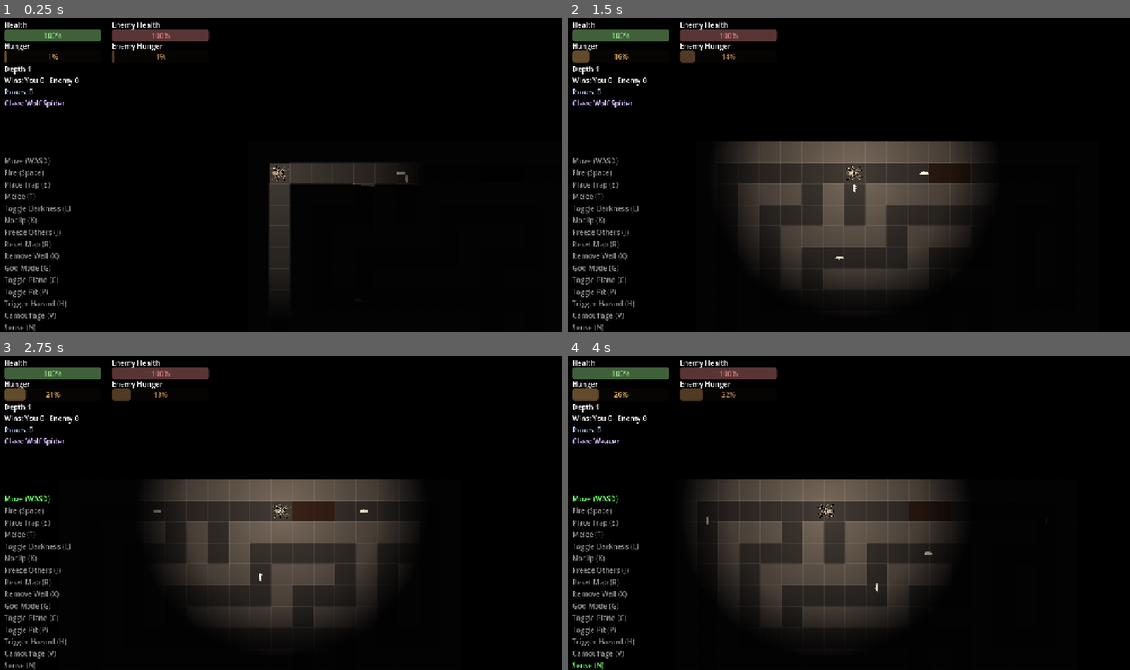
Above: before the commit, frames 1-4 (two rows, left to right).
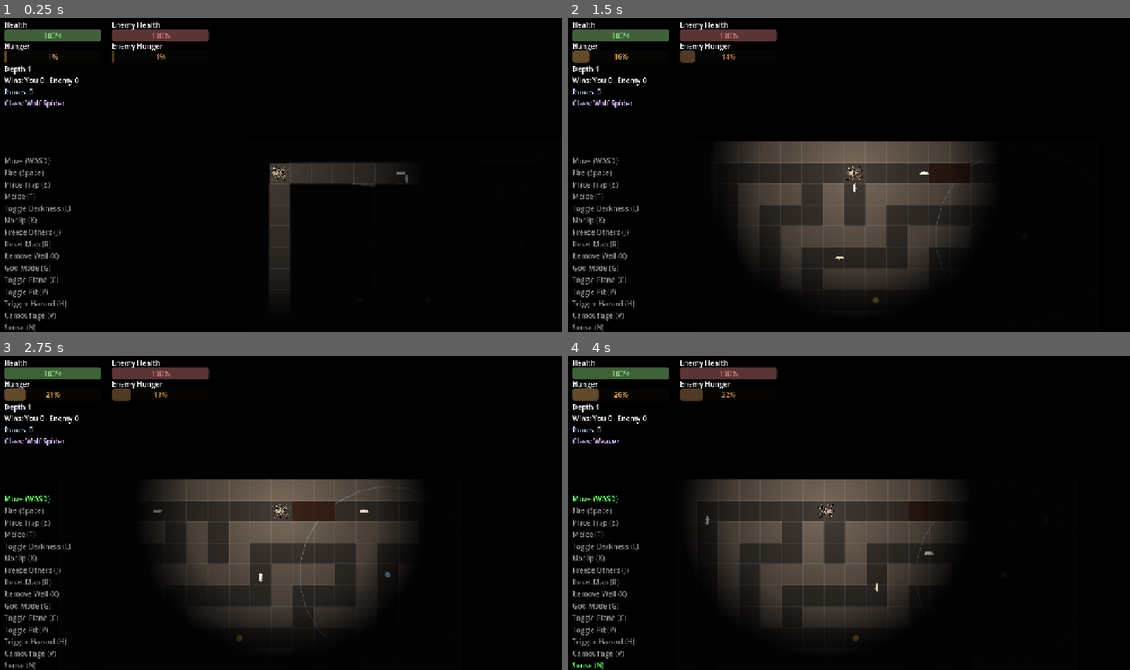
Above: after the commit, the same moments.

Repository: ehix/burrow
Game: Godot game, scene res://world/world.tscn
The game is run twice, just before and just after one commit, with the same random seed, the same clock (stepped at 60 frames per second) and the same inputs.
Inputs (mouse positions are in pixels of both pictures, inside the frame that each line leads up to):
- Up to frame 1 (0.25 s): no input
- Up to frame 2 (1.5 s): tap Enter at 0.5 s; move the mouse to (972, 156) at 0.52 s; hold D (move_right) 0.53-1.25 s; tap F (melee) at 0.6 s; click (972, 156) at 0.67 s; tap N (sense) at 0.8 s; drag from (736, 187) to (871, 171) at 1.27 s
- Up to frame 3 (2.75 s): move the mouse to (337, 440) at 2.02 s; hold D (move_right) from 2.03 s (still down); tap O (blockade) at 2.1 s; tap N (sense) at 2.3 s
- Up to frame 4 (4 s): release D (move_right) at 2.75 s; drag from (820, 575) to (680, 462) at 2.77 s; move the mouse to (1017, 560) at 3.52 s; hold A (move_left) from 3.53 s (still down); hold Q (cycle_class) from 3.53 s (still down); tap N (sense) at 3.8 s

The runs differ from the first frame. In frame 2, less than 0.1% of the frame differs, in the area x 47-73%, y 46-91%; in frame 3, 0.1%, in the area x 28-71%, y 41-92%; in frame 4, less than 0.1%.

Commit message:
Wire larvae growth and populate the world with items and Earthworm obstacles
Larvae growth (design §2):
- LarvaGrowth attached to larva.tscn; the sprite now visibly scales with
  growth.size_scale as it ages.
- Larva.heal_value() delegates to it; WebTrap.try_consume() and
  Enemy._eat_larva() both use it in place of their old flat satiation
  constants, falling back to the flat value for a bare test double that has
  no LarvaGrowth (existing tests using mock larvae are unaffected — a fresh
  larva's default heal_value() equals the old flat constant exactly, so no
  existing behavior changed for an unaged larva).

World population (design §5, §6) — every Level.build() now scatters:
- 3 world items across random non-spawn tiles: Fungus Poison/Sense and Seed
  Pod as WorldItemPickup (a spider touches it, ConsumableItem.apply() fires,
  it's consumed), and Lure as LurePulse — a placed-and-active item, not a
  pickup, that periodically nudges nearby larvae toward itself via a new
  Larva.nudge_toward() method (a single forced GridMover step, not a rewrite
  of Larva's own wander AI).
- 1 Earthworm obstacle, now actually instanced (was scaffolded but unused).
  On the world collision layer like Blockade, so it blocks spiders via
  existing test_move checks with no changes to Player/Enemy's masks.
  take_hit() wired into Player._melee only (Enemy has no generic "hit
  what's in front" sweep to extend).

All five new entities use procedurally-drawn placeholder visuals — no art
assets, same convention as CombatFx.SlashVisual and the earlier class-skill
placeholders.

260/260 tests pass (22 new). Headless boot of world.tscn clean across 13
runs at 300-900 frames (item/earthworm placement is randomized per level,
so multiple runs exercise every spawn branch).

Co-Authored-By: Claude Sonnet 5 <noreply@anthropic.com>

Diff:
--- a/entities/earthworm/earthworm.gd
+++ b/entities/earthworm/earthworm.gd
@@ -1,13 +1,18 @@
 class_name Earthworm
 extends StaticBody2D
 ## Hazard/obstacle creature (design §6): highly durable, inedible, blocks a
-## corridor tile like a wall until melee'd enough times. A landed melee hit
-## doesn't kill it — it flips to RETREATING and burrows toward the nearest
-## map-boundary tile, then despawns there. "Burrows out of map bounds" is
-## flavour for "despawns at the edge, freeing the corridor": it never actually
-## steps outside the maze grid, so the outer-boundary guardrail is never at
-## stake here. Not yet instanced by Level in this pass, and `take_hit()` isn't
-## yet called from Player._melee/Enemy melee (see design doc).
+## corridor tile like a wall until melee'd enough times — on the world
+## collision layer, so it blocks spiders via their existing test_move checks
+## with zero changes to Player/Enemy's own collision masks (same approach as
+## Blockade). A landed melee hit doesn't kill it — it flips to RETREATING and
+## burrows toward the nearest map-boundary tile, then despawns there.
+## "Burrows out of map bounds" is flavour for "despawns at the edge, freeing
+## the corridor": it never actually steps outside the maze grid, so the
+## outer-boundary guardrail is never at stake here. Instanced by
+## Level._seed_earthworms(); `take_hit()` is called from Player._melee only
+## (not Enemy — Enemy's own melee only ever targets the player directly, it
+## has no "hit whatever's in front" sweep to extend). Placeholder visual: a
+## drawn worm silhouette, no art asset yet.
 
 enum State { BLOCKING, RETREATING }
 
@@ -19,6 +24,14 @@
 var _hits := 0
 var _level: Node
 var _retreat_dir := Vector2.ZERO
+
+
+func _ready() -> void:
+	add_to_group("earthworms")
+
+
+func _draw() -> void:
+	draw_rect(Rect2(Vector2(-16, -6), Vector2(32, 12)), Color(0.65, 0.5, 0.35, 0.9))
 
 
 func bind_level(level: Node) -> void:
--- /dev/null
+++ b/entities/earthworm/earthworm.tscn
@@ -0,0 +1,14 @@
+[gd_scene load_steps=2 format=3]
+
+[ext_resource type="Script" path="res://entities/earthworm/earthworm.gd" id="1_worm"]
+
+[sub_resource type="CircleShape2D" id="CircleShape2D_worm"]
+radius = 14.0
+
+[node name="Earthworm" type="StaticBody2D"]
+collision_layer = 1
+collision_mask = 0
+script = ExtResource("1_worm")
+
+[node name="CollisionShape2D" type="CollisionShape2D" parent="."]
+shape = SubResource("CircleShape2D_worm")
--- a/entities/enemy/enemy.gd
+++ b/entities/enemy/enemy.gd
@@ -327,10 +327,13 @@
 
 # --- eating -------------------------------------------------------------------
 
+## Uses the larva's own growth-scaled heal_value() (design §2) when it has
+## one — falls back to the flat eat_satiation for a bare test double.
 func _eat_larva(larva: Node) -> void:
 	if not larva.is_in_group("larvae"):
 		return
-	var overflow := hunger.satiate(eat_satiation)
+	var heal_amount: float = larva.heal_value() if larva.has_method("heal_value") else eat_satiation
+	var overflow := hunger.satiate(heal_amount)
 	EventBus.larva_consumed.emit(self, overflow)
 	larva.queue_free()
 
--- /dev/null
+++ b/entities/items/lure_pulse.gd
@@ -0,0 +1,47 @@
+class_name LurePulse
+extends Node2D
+## Lure (design §5): a placed item that emits a radial pulse pulling nearby
+## larvae toward it, every PULSE_INTERVAL seconds for `item.duration`, then
+## disappears. Unlike the other consumables (WorldItemPickup), a Lure is
+## never picked up by a spider — it's active the moment it's placed.
+## Placeholder visual: a pulsing ring, no art asset yet.
+
+const PULSE_INTERVAL := 0.5
+
+@export var item: LureItem
+
+var _time_left: float = 0.0
+var _pulse_accum: float = 0.0
+
+
+func _ready() -> void:
+	add_to_group("world_items")
+	if item != null:
+		_time_left = item.duration
+
+
+func _draw() -> void:
+	if item == null:
+		return
+	draw_arc(Vector2.ZERO, item.pulse_radius, 0.0, TAU, 24, Color(0.6, 0.85, 1.0, 0.25), 2.0)
+	draw_circle(Vector2.ZERO, 6.0, Color(0.6, 0.85, 1.0, 0.9))
+
+
+func _physics_process(delta: float) -> void:
+	if item == null:
+		queue_free()
+		return
+	_time_left -= delta
+	if _time_left <= 0.0:
+		queue_free()
+		return
+	_pulse_accum += delta
+	if _pulse_accum >= PULSE_INTERVAL:
+		_pulse_accum = 0.0
+		_pulse()
+
+
+func _pulse() -> void:
+	for larva in item.draw_larvae_within(get_tree(), global_position):
+		if larva.has_method("nudge_toward"):
+			larva.nudge_toward(global_position)
--- /dev/null
+++ b/entities/items/lure_pulse.tscn
@@ -0,0 +1,6 @@
+[gd_scene load_steps=2 format=3]
+
+[ext_resource type="Script" path="res://entities/items/lure_pulse.gd" id="1_lure"]
+
+[node name="LurePulse" type="Node2D"]
+script = ExtResource("1_lure")
--- /dev/null
+++ b/entities/items/world_item_pickup.gd
@@ -0,0 +1,41 @@
+class_name WorldItemPickup
+extends Area2D
+## A world-placed pickup wrapping any ConsumableItem resource (design §5:
+## Fungus Poison, Fungus Sense, Seed Pod). On a spider entering, calls
+## `item.apply()` then frees itself. Placeholder visual: a coloured dot keyed
+## by item_id, no art asset yet.
+##
+## Lure does NOT go through this path — see LurePulse. A Lure is active the
+## moment it's placed, not picked up and consumed, so it isn't a
+## WorldItemPickup at all.
+##
+## collision_mask = player(2) | enemy(4) = 6 — only spiders trigger it,
+## larvae pass through untouched.
+
+const ITEM_COLORS := {
+	&"fungus_poison": Color(0.55, 0.25, 0.65, 0.9),
+	&"fungus_sense": Color(0.3, 0.75, 0.55, 0.9),
+	&"seed_pod": Color(0.85, 0.7, 0.25, 0.9),
+}
+
+@export var item: ConsumableItem
+
+var _spent := false
+
+
+func _ready() -> void:
+	add_to_group("world_items")
+	body_entered.connect(_on_body_entered)
+
+
+func _draw() -> void:
+	var id: StringName = item.item_id if item != null else &""
+	draw_circle(Vector2.ZERO, 7.0, ITEM_COLORS.get(id, Color.WHITE))
+
+
+func _on_body_entered(body: Node2D) -> void:
+	if _spent or item == null or not body.is_in_group("spiders"):
+		return
+	_spent = true
+	item.apply(body)
+	queue_free()
--- /dev/null
+++ b/entities/items/world_item_pickup.tscn
@@ -0,0 +1,14 @@
+[gd_scene load_steps=2 format=3]
+
+[ext_resource type="Script" path="res://entities/items/world_item_pickup.gd" id="1_pickup"]
+
+[sub_resource type="CircleShape2D" id="CircleShape2D_pickup"]
+radius = 10.0
+
+[node name="WorldItemPickup" type="Area2D"]
+collision_layer = 0
+collision_mask = 6
+script = ExtResource("1_pickup")
+
+[node name="CollisionShape2D" type="CollisionShape2D" parent="."]
+shape = SubResource("CircleShape2D_pickup")
--- a/entities/larva/larva.gd
+++ b/entities/larva/larva.gd
@@ -10,15 +10,27 @@
 
 @onready var _mover: GridMover = $GridMover
 @onready var _sprite: Node2D = get_node_or_null("Sprite")
+@onready var growth: LarvaGrowth = $LarvaGrowth
 
 var caught := false
 var _dead := false
 var _last_dir := Vector2i.RIGHT
+var _base_sprite_scale := Vector2.ONE
 
 
 func _ready() -> void:
 	add_to_group("larvae")
 	_mover.step_finished.connect(_on_step_finished)
+	if _sprite != null:
+		_base_sprite_scale = _sprite.scale
+
+
+## Hunger satiated / health restored when this larva is eaten right now
+## (design §2: the longer it's survived, the more it's worth). Duck-typed by
+## WebTrap.try_consume()/Enemy._eat_larva() via has_method() so a bare test
+## double without a LarvaGrowth child still falls back to a flat amount.
+func heal_value() -> float:
+	return growth.heal_value()
 
 
 ## Set initial facing (Level derives this from the spawn tile's type).
@@ -39,6 +51,8 @@
 
 
 func _physics_process(_delta: float) -> void:
+	if _sprite != null:
+		_sprite.scale = _base_sprite_scale * growth.size_scale
 	if caught or _dead or _mover.is_moving() or GameState.freeze_others:
 		return
 	_wander_step()
@@ -66,6 +80,23 @@
 func _tile_of(world: Vector2) -> Vector2i:
 	var ts := float(_mover.tile_size)
 	return Vector2i(int(floorf(world.x / ts)), int(floorf(world.y / ts)))
+
+
+## Force a single step toward `target_position`, overriding the normal wander
+## choice for this tick — used by LureItem's radial pulse (design §5) to draw
+## nearby larvae toward it. Same guards as _wander_step(); a no-op if blocked
+## or already mid-step.
+func nudge_toward(target_position: Vector2) -> void:
+	if caught or _dead or _mover.is_moving() or GameState.freeze_others:
+		return
+	var to_target := target_position - global_position
+	if to_target.length_squared() < 1.0:
+		return
+	var dir := Vector2i(int(signf(to_target.x)), 0) if absf(to_target.x) >= absf(to_target.y) \
+		else Vector2i(0, int(signf(to_target.y)))
+	if _mover.try_step(dir):
+		_last_dir = dir
+		rotation = Vector2(dir).angle()
 
 
 func _wander_step() -> void:
--- a/entities/larva/larva.tscn
+++ b/entities/larva/larva.tscn
@@ -1,8 +1,9 @@
-[gd_scene load_steps=5 format=3]
+[gd_scene load_steps=6 format=3]
 
 [ext_resource type="Script" path="res://entities/larva/larva.gd" id="1_larva"]
 [ext_resource type="Texture2D" uid="uid://xsv8tmi0accp" path="res://assets/sprites/larva.png" id="2_larva_tex"]
 [ext_resource type="Script" path="res://components/grid_mover.gd" id="3_mover"]
+[ext_resource type="Script" path="res://entities/larva/larva_growth.gd" id="4_growth"]
 
 [sub_resource type="CircleShape2D" id="CircleShape2D_larva"]
 radius = 5.0
@@ -24,3 +25,6 @@
 script = ExtResource("3_mover")
 tile_size = 48
 step_time = 0.34
+
+[node name="LarvaGrowth" type="Node" parent="."]
+script = ExtResource("4_growth")
--- a/entities/player/player.gd
+++ b/entities/player/player.gd
@@ -264,6 +264,14 @@
 			blockade.take_hit()
 		HungerComponent.charge_all(get_tree(), melee_hunger_cost)
 		return
+	for node in get_tree().get_nodes_in_group("earthworms"):
+		var worm := node as Node2D
+		if worm == null or worm.global_position.distance_to(target) > melee_range:
+			continue
+		if worm.has_method("take_hit"):
+			worm.take_hit()
+		HungerComponent.charge_all(get_tree(), melee_hunger_cost)
+		return
 
 
 ## A step landed on a larva's tile — give a tiny visual shunt (juice only).
--- a/entities/web/web_trap.gd
+++ b/entities/web/web_trap.gd
@@ -97,14 +97,17 @@
 
 
 ## A spider eats the caught larva: satiate it, announce the meal, remove the
-## larva, and spend the trap. No-op if empty or already spent.
+## larva, and spend the trap. No-op if empty or already spent. Uses the
+## larva's own growth-scaled heal_value() (design §2) when it has one —
+## falls back to the trap's flat `satiation` for a bare test double.
 func try_consume(spider: Node) -> void:
 	if spent or caught_larva == null:
 		return
 	var hunger := _find_hunger(spider)
+	var heal_amount: float = caught_larva.heal_value() if caught_larva.has_method("heal_value") else satiation
 	var overflow := 0.0
 	if hunger != null:
-		overflow = hunger.satiate(satiation)
+		overflow = hunger.satiate(heal_amount)
 	EventBus.larva_consumed.emit(spider, overflow)
 	if overflow > 0.0:
 		EventBus.excess_consumed.emit(spider, overflow)
--- /dev/null
+++ b/tests/test_earthworm.gd
@@ -0,0 +1,66 @@
+extends GutTest
+## Earthworm (design §6): a durable, inedible obstacle that blocks a corridor
+## like a wall until melee'd enough times, then burrows toward the nearest
+## map-boundary side and despawns there.
+
+const EarthwormScene := preload("res://entities/earthworm/earthworm.tscn")
+
+
+func _make_worm() -> Earthworm:
+	var worm: Earthworm = EarthwormScene.instantiate()
+	add_child_autofree(worm)
+	return worm
+
+
+func test_joins_the_earthworms_group() -> void:
+	var worm := _make_worm()
+	assert_true(worm.is_in_group("earthworms"))
+
+
+func test_is_on_the_world_collision_layer_so_it_blocks_like_a_wall() -> void:
+	var worm := _make_worm()
+	assert_eq(worm.collision_layer, 1)
+
+
+func test_take_hit_below_threshold_stays_blocking() -> void:
+	var worm := _make_worm()
+	worm.hits_to_flee = 4
+	worm.take_hit()
+	worm.take_hit()
+	worm.take_hit()
+	assert_eq(worm.state, Earthworm.State.BLOCKING)
+
+
+func test_take_hit_at_threshold_begins_retreating() -> void:
+	var worm := _make_worm()
+	worm.hits_to_flee = 4
+	for i in 4:
+		worm.take_hit()
+	assert_eq(worm.state, Earthworm.State.RETREATING)
+
+
+func test_further_hits_while_retreating_are_a_noop() -> void:
+	var worm := _make_worm()
+	worm.hits_to_flee = 2
+	worm.take_hit()
+	worm.take_hit() # now retreating
+	worm.take_hit() # must not error or re-trigger anything
+	assert_eq(worm.state, Earthworm.State.RETREATING)
+
+
+func test_retreating_worm_moves_and_eventually_despawns() -> void:
+	var level: Level = preload("res://world/level.tscn").instantiate()
+	add_child_autofree(level)
+	level.build()
+
+	var worm := _make_worm()
+	worm.bind_level(level)
+	worm.global_position = Vector2(20, 20) # very close to the top-left edge
+	worm.retreat_speed = 1000.0 # fast, so the test doesn't need many ticks
+	worm.hits_to_flee = 1
+	worm.take_hit() # begins retreating
+
+	for i in 20:
+		worm._physics_process(0.05)
+
+	assert_true(worm.is_queued_for_deletion(), "reaches the boundary and despawns")
--- /dev/null
+++ b/tests/test_larva_growth_wiring.gd
@@ -0,0 +1,90 @@
+extends GutTest
+## Larva.heal_value() (design §2) delegates to its LarvaGrowth child, and both
+## WebTrap.try_consume() and Enemy._eat_larva() use it in preference to their
+## own flat satiation constants; the sprite visibly scales with growth too.
+
+const LarvaScene := preload("res://entities/larva/larva.tscn")
+const EnemyScene := preload("res://entities/enemy/enemy.tscn")
+
+
+func _make_larva() -> Larva:
+	var larva: Larva = LarvaScene.instantiate()
+	add_child_autofree(larva)
+	return larva
+
+
+func test_fresh_larva_heal_value_matches_the_base_default() -> void:
+	var larva := _make_larva()
+	assert_almost_eq(larva.heal_value(), LarvaGrowth.BASE_HEAL_VALUE, 0.001)
+
+
+func test_heal_value_grows_as_the_larva_ages() -> void:
+	var larva := _make_larva()
+	larva.growth.tick(30.0)
+	assert_gt(larva.heal_value(), LarvaGrowth.BASE_HEAL_VALUE)
+
+
+func test_sprite_scale_follows_growth_size_scale() -> void:
+	var larva := _make_larva()
+	larva.growth.size_scale = 1.5
+	larva._physics_process(0.0)
+	assert_almost_eq(larva._sprite.scale.x, larva._base_sprite_scale.x * 1.5, 0.001)
+
+
+func test_web_trap_consume_uses_the_larvas_own_heal_value() -> void:
+	var trap := WebTrap.new()
+	add_child_autofree(trap)
+	var larva := _make_larva()
+	larva.growth.size_scale = 2.0 # heals more than the trap's own flat satiation default
+	trap.catch_larva(larva)
+
+	var spider := Node2D.new()
+	add_child_autofree(spider)
+	var health := HealthComponent.new()
+	health.current_health = health.max_health
+	autofree(health)
+	var hunger := HungerComponent.new()
+	hunger.health = health
+	hunger.current_hunger = 100.0
+	spider.add_child(hunger)
+
+	trap.try_consume(spider)
+
+	var expected_heal := LarvaGrowth.BASE_HEAL_VALUE + LarvaGrowth.HEAL_PER_SIZE * 1.0
+	assert_almost_eq(hunger.current_hunger, 100.0 - expected_heal, 0.001)
+
+
+func test_enemy_eat_larva_uses_growth_scaled_heal_value() -> void:
+	var enemy: Enemy = EnemyScene.instantiate()
+	add_child_autofree(enemy)
+	enemy.hunger.current_hunger = 100.0
+	var larva := _make_larva()
+	larva.growth.size_scale = 2.0
+
+	enemy._eat_larva(larva)
+
+	var expected_heal := LarvaGrowth.BASE_HEAL_VALUE + LarvaGrowth.HEAL_PER_SIZE * 1.0
+	assert_almost_eq(enemy.hunger.current_hunger, 100.0 - expected_heal, 0.001)
+
+
+func test_web_trap_falls_back_to_flat_satiation_for_a_bare_test_double() -> void:
+	var trap := WebTrap.new()
+	add_child_autofree(trap)
+	var bare_larva := Node2D.new() # no heal_value() method at all
+	bare_larva.add_to_group("larvae")
+	autofree(bare_larva)
+	trap.catch_larva(bare_larva)
+
+	var spider := Node2D.new()
+	add_child_autofree(spider)
+	var health := HealthComponent.new()
+	health.current_health = health.max_health
+	autofree(health)
+	var hunger := HungerComponent.new()
+	hunger.health = health
+	hunger.current_hunger = 100.0
+	spider.add_child(hunger)
+
+	trap.try_consume(spider)
+
+	assert_almost_eq(hunger.current_hunger, 100.0 - trap.satiation, 0.001)
--- /dev/null
+++ b/tests/test_level_world_seeding.gd
@@ -0,0 +1,38 @@
+extends GutTest
+## Level's world-item and earthworm seeding (design §5, §6): placed on
+## random open, non-spawn tiles each build.
+
+
+func _make_level() -> Level:
+	var level: Level = preload("res://world/level.tscn").instantiate()
+	add_child_autofree(level)
+	level.build()
+	return level
+
+
+func test_seeds_earthworms_away_from_both_spawns() -> void:
+	var level := _make_level()
+	var player_tile := level.tile_of(level.player.global_position)
+	var enemy_tile := level.tile_of(level.enemy.global_position)
+	var worms := level.get_tree().get_nodes_in_group("earthworms")
+	assert_eq(worms.size(), Level.EARTHWORM_COUNT)
+	for worm in worms:
+		var tile: Vector2i = level.tile_of((worm as Node2D).global_position)
+		assert_ne(tile, player_tile)
+		assert_ne(tile, enemy_tile)
+
+
+func test_seeds_the_expected_number_of_world_items() -> void:
+	var level := _make_level()
+	var items := level.get_tree().get_nodes_in_group("world_items")
+	assert_eq(items.size(), Level.ITEM_SPAWN_COUNT)
+
+
+func test_world_items_are_away_from_both_spawns() -> void:
+	var level := _make_level()
+	var player_tile := level.tile_of(level.player.global_position)
+	var enemy_tile := level.tile_of(level.enemy.global_position)
+	for item in level.get_tree().get_nodes_in_group("world_items"):
+		var tile: Vector2i = level.tile_of((item as Node2D).global_position)
+		assert_ne(tile, player_tile)
+		assert_ne(tile, enemy_tile)
--- /dev/null
+++ b/tests/test_lure_pulse.gd
@@ -0,0 +1,65 @@
+extends GutTest
+## LurePulse (design §5): active the instant it's placed (never picked up),
+## pulls nearby larvae toward itself each pulse, and disappears after
+## item.duration.
+
+const LurePulseScene := preload("res://entities/items/lure_pulse.tscn")
+const LarvaScene := preload("res://entities/larva/larva.tscn")
+
+
+func _make_lure(duration: float = 8.0, radius: float = 200.0) -> LurePulse:
+	var lure: LurePulse = LurePulseScene.instantiate()
+	var item := LureItem.new()
+	item.duration = duration
+	item.pulse_radius = radius
+	lure.item = item
+	add_child_autofree(lure)
+	return lure
+
+
+func test_expires_after_its_duration() -> void:
+	var lure := _make_lure(1.0)
+	lure._physics_process(0.6)
+	assert_false(lure.is_queued_for_deletion())
+	lure._physics_process(0.5)
+	assert_true(lure.is_queued_for_deletion())
+
+
+func test_without_an_item_frees_immediately() -> void:
+	var lure: LurePulse = LurePulseScene.instantiate()
+	add_child_autofree(lure)
+	lure._physics_process(0.016)
+	assert_true(lure.is_queued_for_deletion())
+
+
+func test_pulse_nudges_a_nearby_larva_closer() -> void:
+	var lure := _make_lure()
+	lure.global_position = Vector2(1000, 1000)
+	var larva: Larva = LarvaScene.instantiate()
+	add_child_autofree(larva)
+	larva.global_position = Vector2(1000, 1096) # two tiles below, within pulse_radius
+	var before := larva.global_position.distance_to(lure.global_position)
+
+	lure._pulse()
+	# The nudge starts a GridMover step animation rather than teleporting —
+	# tick it to completion to observe the result.
+	for i in 10:
+		larva._mover.tick(0.05)
+
+	assert_lt(larva.global_position.distance_to(lure.global_position), before,
+		"the larva stepped toward the lure")
+
+
+func test_pulse_ignores_larvae_outside_the_radius() -> void:
+	var lure := _make_lure(8.0, 50.0) # small radius
+	lure.global_position = Vector2(0, 0)
+	var larva: Larva = LarvaScene.instantiate()
+	add_child_autofree(larva)
+	larva.global_position = Vector2(2000, 2000) # far outside
+	var before := larva.global_position
+
+	lure._pulse()
+	for i in 10:
+		larva._mover.tick(0.05)
+
+	assert_eq(larva.global_position, before, "a larva outside pulse_radius is untouched")
--- /dev/null
+++ b/tests/test_world_item_pickup.gd
@@ -0,0 +1,52 @@
+extends GutTest
+## WorldItemPickup (design §5): a spider entering triggers item.apply() and
+## consumes the pickup; a larva (or anything else) passes through untouched.
+
+const PickupScene := preload("res://entities/items/world_item_pickup.tscn")
+
+
+func _make_pickup(item: ConsumableItem = null) -> WorldItemPickup:
+	var pickup: WorldItemPickup = PickupScene.instantiate()
+	add_child_autofree(pickup)
+	pickup.item = item
+	return pickup
+
+
+func _make_spider_with_status() -> Node2D:
+	var spider := Node2D.new()
+	spider.add_to_group("spiders")
+	add_child_autofree(spider)
+	var status := StatusEffectComponent.new()
+	spider.add_child(status)
+	return spider
+
+
+func test_spider_entering_applies_the_item_and_frees_the_pickup() -> void:
+	var pickup := _make_pickup(FungusSenseItem.new())
+	var spider := _make_spider_with_status()
+
+	pickup._on_body_entered(spider)
+
+	var status := spider.get_child(0) as StatusEffectComponent
+	assert_true(status.has(&"sense"))
+	assert_true(pickup.is_queued_for_deletion())
+
+
+func test_ignores_bodies_that_are_not_spiders() -> void:
+	var pickup := _make_pickup(FungusSenseItem.new())
+	var larva := Node2D.new()
+	larva.add_to_group("larvae")
+	add_child_autofree(larva)
+
+	pickup._on_body_entered(larva)
+
+	assert_false(pickup.is_queued_for_deletion())
+
+
+func test_without_an_item_assigned_is_a_noop() -> void:
+	var pickup := _make_pickup(null)
+	var spider := _make_spider_with_status()
+
+	pickup._on_body_entered(spider) # must not error
+
+	assert_false(pickup.is_queued_for_deletion())
--- a/world/level.gd
+++ b/world/level.gd
@@ -19,10 +19,18 @@
 ## without these the ceiling plane has nothing to bypass in a normal
 ## playthrough short of the Water Ingress hazard or the dev pit-toggle tool.
 const NATURAL_PIT_COUNT := 2
+## World items seeded per depth (design §5): a mix of Fungus Poison/Sense,
+## Seed Pod pickups, and Lure placements.
+const ITEM_SPAWN_COUNT := 3
+## Earthworm obstacles seeded per depth (design §6).
+const EARTHWORM_COUNT := 1
 
 const PlayerScene := preload("res://entities/player/player.tscn")
 const EnemyScene := preload("res://entities/enemy/enemy.tscn")
 const LarvaScene := preload("res://entities/larva/larva.tscn")
+const EarthwormScene := preload("res://entities/earthworm/earthworm.tscn")
+const WorldItemPickupScene := preload("res://entities/items/world_item_pickup.tscn")
+const LurePulseScene := preload("res://entities/items/lure_pulse.tscn")
 
 ## Fog-of-war ambient when darkness is on. White (no darkening) when off.
 const DARK_MODULATE := Color(0.05, 0.05, 0.07)
@@ -75,6 +83,8 @@
 	_larva_cap = mini(LARVA_CAP_MAX, maxi(LARVA_COUNT, maze.open_cells().size() / LARVA_TILES_PER_CAP))
 	_spawn_entities()
 	_seed_natural_pits()
+	_seed_world_items()
+	_seed_earthworms()
 	apply_darkness()
 	_hazard_director = HazardDirector.new()
 	add_child(_hazard_director)
@@ -318,6 +328,68 @@
 		placed += 1
 
 
+## Scatter a mix of Fungus Poison/Sense, Seed Pod pickups, and Lure
+## placements (design §5) across random open, non-spawn tiles.
+func _seed_world_items() -> void:
+	var reserved := {tile_of(player.global_position): true, tile_of(enemy.global_position): true}
+	var cells := maze.open_cells()
+	cells.shuffle()
+	var placed := 0
+	for cell in cells:
+		if placed >= ITEM_SPAWN_COUNT:
+			break
+		if reserved.has(cell):
+			continue
+		_spawn_random_item_at(cell)
+		reserved[cell] = true
+		placed += 1
+
+
+## One of four roughly-equal outcomes: Lure (placed/active immediately) or
+## one of the three WorldItemPickup-wrapped consumables (picked up on
+## contact).
+func _spawn_random_item_at(cell: Vector2i) -> void:
+	var world_pos := _tile_centre(cell.x, cell.y)
+	match randi() % 4:
+		0:
+			var lure := LurePulseScene.instantiate()
+			lure.item = LureItem.new()
+			_entities.add_child(lure)
+			lure.global_position = world_pos
+		1:
+			_spawn_pickup_at(world_pos, FungusPoisonItem.new())
+		2:
+			_spawn_pickup_at(world_pos, FungusSenseItem.new())
+		_:
+			_spawn_pickup_at(world_pos, SeedPodItem.new())
+
+
+func _spawn_pickup_at(world_pos: Vector2, item: ConsumableItem) -> void:
+	var pickup := WorldItemPickupScene.instantiate()
+	pickup.item = item
+	_entities.add_child(pickup)
+	pickup.global_position = world_pos
+
+
+## Seed a handful of Earthworm obstacles (design §6) across random open,
+## non-spawn tiles.
+func _seed_earthworms() -> void:
+	var reserved := {tile_of(player.global_position): true, tile_of(enemy.global_position): true}
+	var cells := maze.open_cells()
+	cells.shuffle()
+	var placed := 0
+	for cell in cells:
+		if placed >= EARTHWORM_COUNT:
+			break
+		if reserved.has(cell):
+			continue
+		var worm := EarthwormScene.instantiate()
+		worm.global_position = _tile_centre(cell.x, cell.y)
+		worm.bind_level(self)
+		_entities.add_child(worm)
+		placed += 1
+
+
 func _spawn_larvae(reserved: Array) -> void:
 	var cells := maze.open_cells()
 	cells.shuffle()
Not shown, added: entities/items/lure_pulse.gd.uid
Not shown, added: entities/items/world_item_pickup.gd.uid
Not shown, added: tests/test_earthworm.gd.uid
Not shown, added: tests/test_larva_growth_wiring.gd.uid
Not shown, added: tests/test_level_world_seeding.gd.uid
Not shown, added: tests/test_lure_pulse.gd.uid
Not shown, added: tests/test_world_item_pickup.gd.uid
